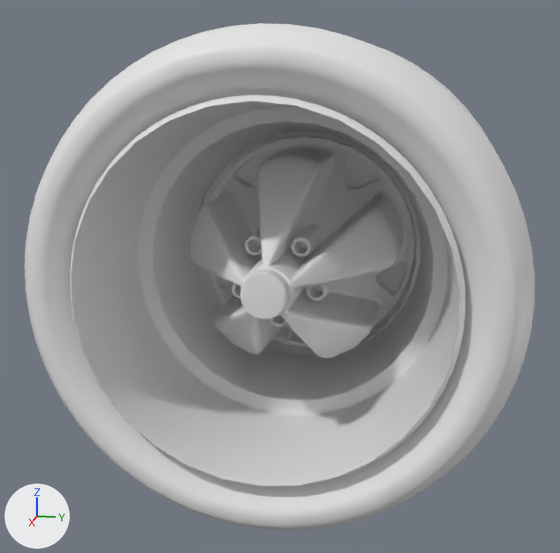
One commit to the glTF model public/models/cars/porsche_911_930_wheel.glb: the scene before it, then after it.
The view is the same before and after, from a 50 mm lens placed at (2.713, 0.517, 0.646), pointed at (0.012, -0.023, -0.03). The axes (+X, +Y, +Z) are drawn at lower left. The lights are the same throughout. The first picture is the older version. Vertices at exactly the same position are counted once.

In view in the first picture: 'rim', 'tyre'.
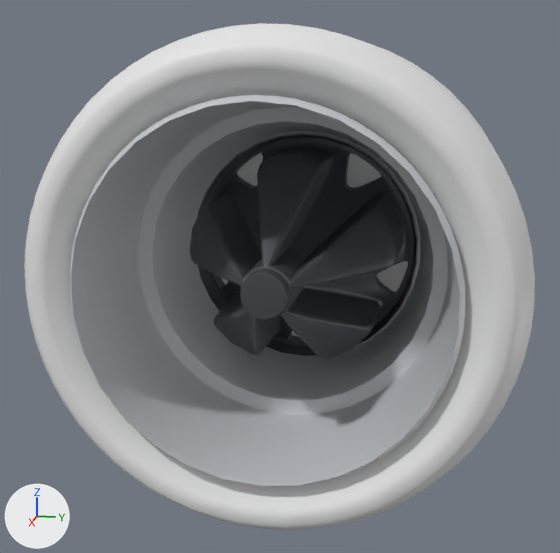
Where the change shows, as pixel boxes (x1, y1, x2, y2) in the pictures (560 x 553 px):
part 1 of me_rim, deleted: before (245, 228, 262, 255)
part 2 of me_rim, deleted: before (291, 224, 321, 257)
part 3 of me_rim, deleted: before (307, 281, 334, 301)
part 4 of me_rim, deleted (mostly hidden): before (269, 316, 286, 327)
part 5 of me_rim, deleted (mostly hidden): before (232, 283, 241, 299)
part 6 of me_rim, recoloured (darker): (70, 95, 465, 487) in both

Diff of the bpy script that builds the scene:
```diff
--- a/public/models/cars/porsche_911_930_wheel.glb.py
+++ b/public/models/cars/porsche_911_930_wheel.glb.py
@@ mat_defaultmaterial @@
+mat_defaultmaterial = bpy.data.materials.new('DefaultMaterial')
+mat_defaultmaterial.use_nodes = True; mat_defaultmaterial.node_tree.nodes.clear()
+_N = mat_defaultmaterial.node_tree.nodes; _L = mat_defaultmaterial.node_tree.links
+n0 = _N.new('ShaderNodeOutputMaterial'); n0.name = 'Material Output'
+n1 = _N.new('ShaderNodeBsdfPrincipled'); n1.name = 'Principled BSDF'
+n2 = _N.new('ShaderNodeVertexColor'); n2.name = 'Color Attribute'
+_L.new(n1.outputs[0], n0.inputs[0])  # 'BSDF' to 'Surface'
+_L.new(n2.outputs[0], n1.inputs[0])  # 'Color' to 'Base Color'
@@ me_rim @@
 # used by ob_rim; location = (0.0, 0.0, 0.0)
-me_rim.from_pydata(...)  # 1884 vertices, 3636 faces; spans x -0.5..0.5, y -0.62..0.62, z -0.62..0.62
+me_rim.from_pydata(...)  # 1260 vertices, 2408 faces; spans x -0.5..0.5, y -0.62..0.62, z -0.62..0.62
+# me_rim part 1: the loose piece of 126 vertices spanning x -0.304..0.165, y -0.119..-0.046, z 0.076..0.149 is deleted
+# me_rim part 2: the loose piece of 126 vertices spanning x -0.304..0.165, y 0.043..0.116, z 0.078..0.151 is deleted
+# me_rim part 3: the loose piece of 124 vertices spanning x -0.304..0.165, y 0.097..0.17, z -0.075..-0.002 is deleted
+# me_rim part 4: the loose piece of 124 vertices spanning x -0.304..0.165, y -0.034..0.038, z -0.176..-0.103 is deleted
+# me_rim part 5: the loose piece of 124 vertices spanning x -0.304..0.165, y -0.168..-0.096, z -0.082..-0.01 is deleted
+# me_rim part 6: 2408 faces spanning x -0.5..0.5, y -0.62..0.62, z -0.62..0.62 switch from no material to mat_defaultmaterial
```
